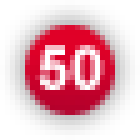
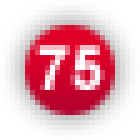
Layers edited between the first and the second w=140, h=140 image:
painted on "• 6" over [35, 45, 105, 90]
